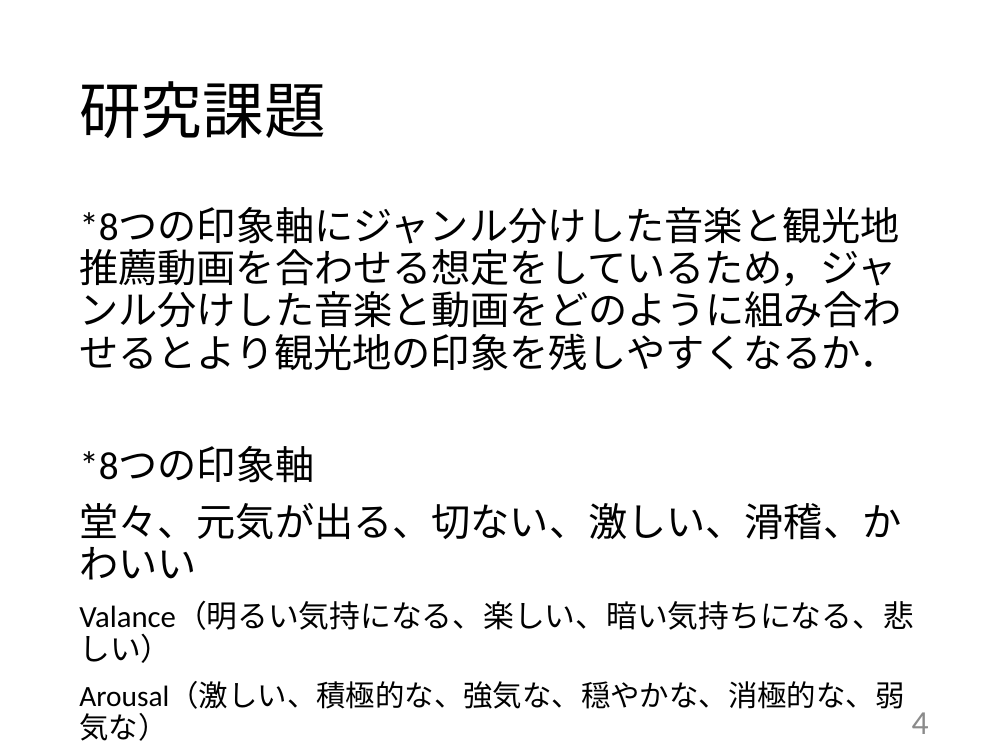
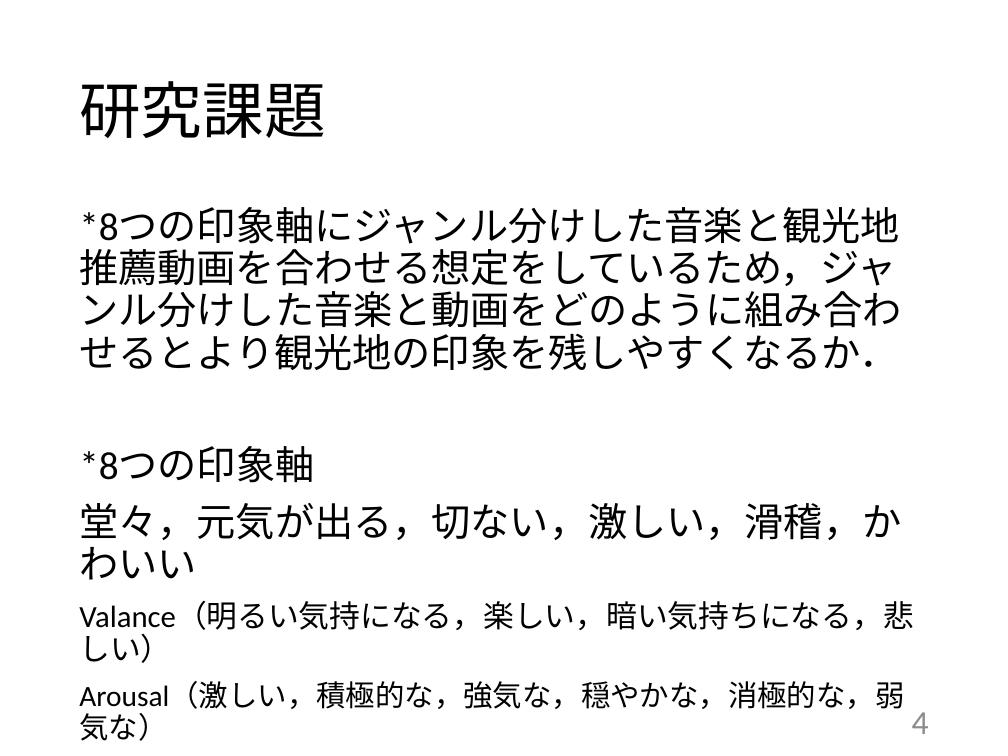
Before and after one commit to kait-takanolab/1821144-yoshii-thesis, a slide deck: slide 4 of 学部_中間発表_1821144.pptx. Drawn at 1008x756 pixels with LibreOffice and Linux fonts; fonts in the diff are those of the drawing. Boxes give left, top, right and bottom in pixels: in the first picture for what was removed or moved away, otherwise in the second. Text is boxed around its words. In the diff, an @@ line names an element or a change of style, - is before the commit and + after.

```diff
--- a/学部_中間発表_1821144.pptx
+++ b/学部_中間発表_1821144.pptx
@@ text at (x1=79, y1=503, x2=914, y2=741): text changed @@
-堂々、元気が出る、切ない、激しい、滑稽、かわいい
-Valance（明るい気持になる、楽しい、暗い気持ちになる、悲しい）
-Arousal（激しい、積極的な、強気な、穏やかな、消極的な、弱気な）
+堂々，元気が出る，切ない，激しい，滑稽，かわいい
+Valance（明るい気持になる，楽しい，暗い気持ちになる，悲しい）
+Arousal（激しい，積極的な，強気な，穏やかな，消極的な，弱気な）
```
Also in this commit, not shown: 4 other slides changed.
